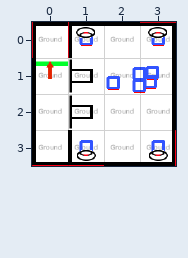
Tiled map, stored at CassiopeeUnity/Assets/Worlds/Cassiopee/Data/Level1Room1.tmx. That is the earlier state.
Cells are 50x50 px. Shown: x 0..3, y 0..3.
The result:
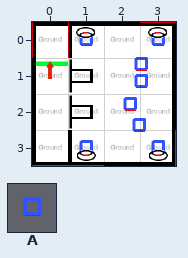
Key: from "Deco": A 6 "object".
Objects are placed by their top-left corner, in cells (3,4 is the top-left corner of cell 3,4); size is 1x1 cell unless given.
From old to new:
--- layer "Floor 0/Enigmes"
-A "TabletteLevel1-3" at 2.8,0.9
+A "TabletteLevel1-3" at 2.5,0.7
-A "TabletteLevel1-4" at 2.8,1.2
+A "TabletteLevel1-4" at 2.2,1.8
-A "TabletteLevel1-2" at 2.5,1
+A "TabletteLevel1-2" at 2.5,2.4
-A "TableDeReu" at 1.8,1.2
Boxes around the changes in both pictures, in picture pixels (x1, y1, x2, y2):
changed: (106, 57, 159, 132)
